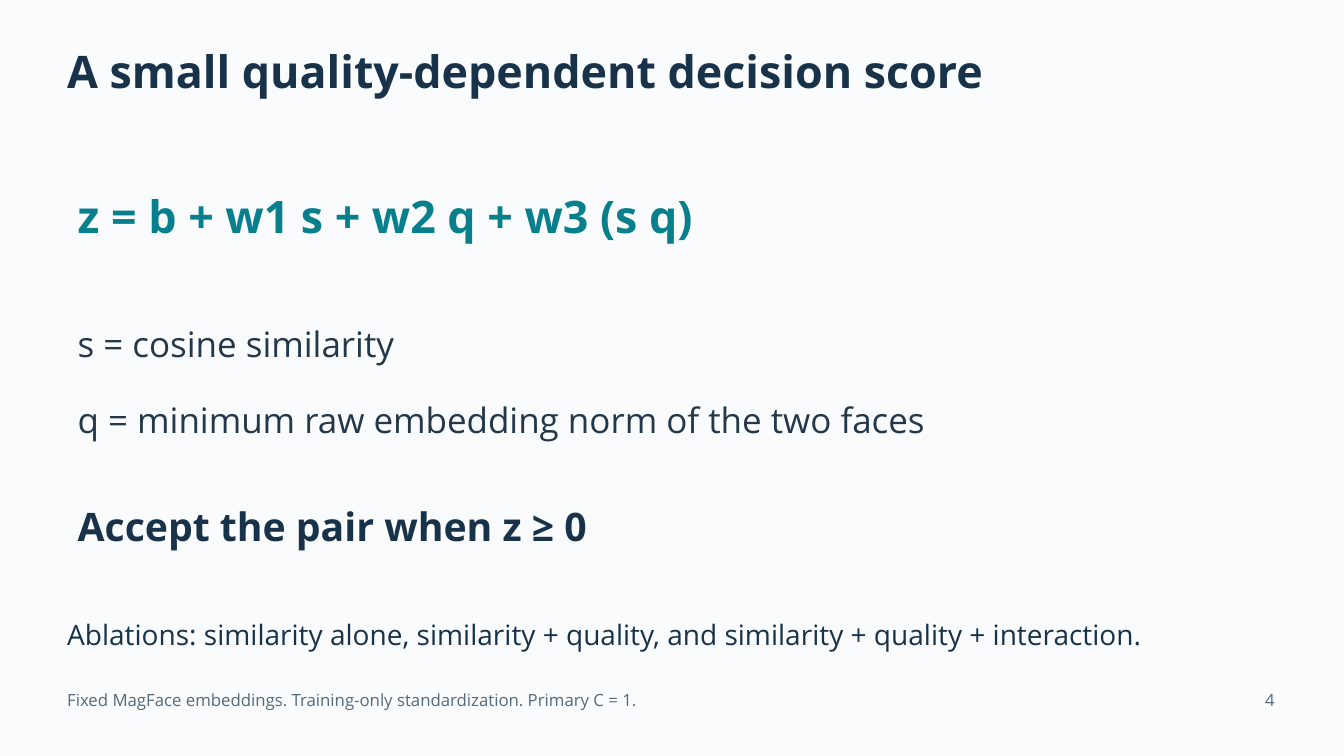
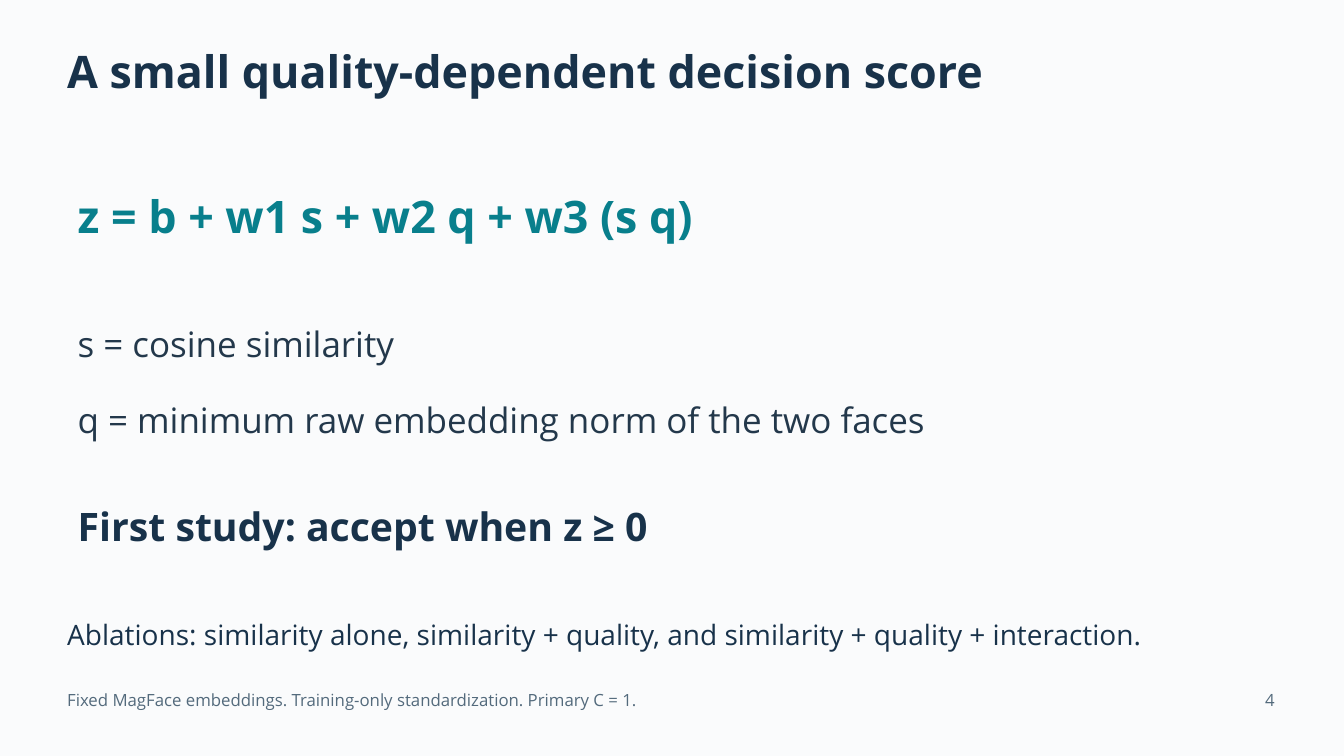
Before and after one commit to dhrumilp12/Evaluating-Face-Verification, a slide deck: slide 4 of docs/project3/presentation.pptx. Drawn at 1344x756 pixels with LibreOffice and Linux fonts; fonts in the diff are those of the drawing. Boxes give left, top, right and bottom in pixels: in the first picture for what was removed or moved away, otherwise in the second. Text is boxed around its words. In the diff, an @@ line names an element or a change of style, - is before the commit and + after.

```diff
--- a/docs/project3/presentation.pptx
+++ b/docs/project3/presentation.pptx
@@ text at <box>78,511,647,551</box>: text changed @@
-Accept the pair when z ≥ 0
+First study: accept when z ≥ 0
```
Also in this commit, not shown: 6 other slides changed, 1 slide added, 6 other files.
